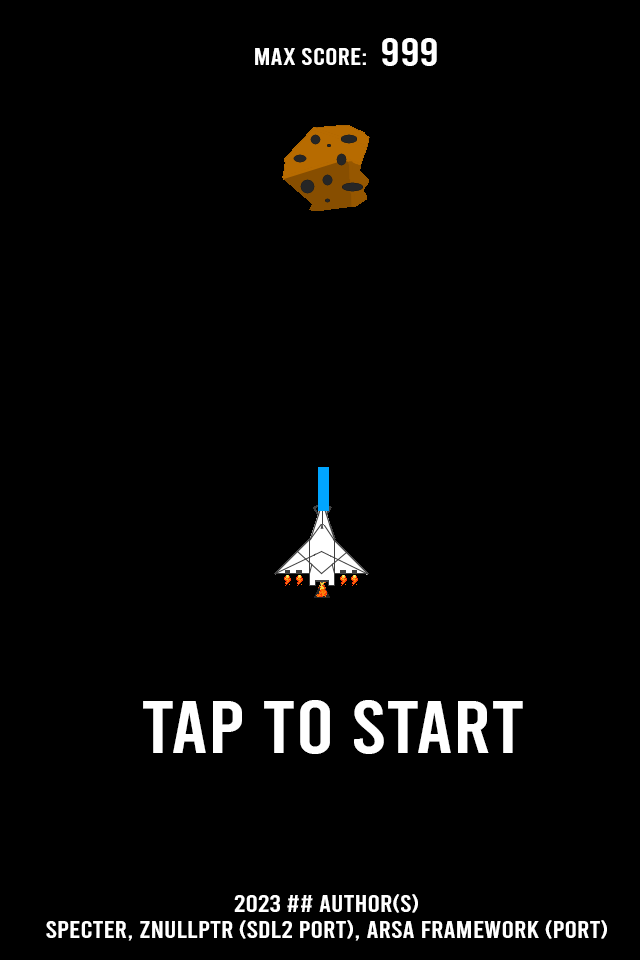
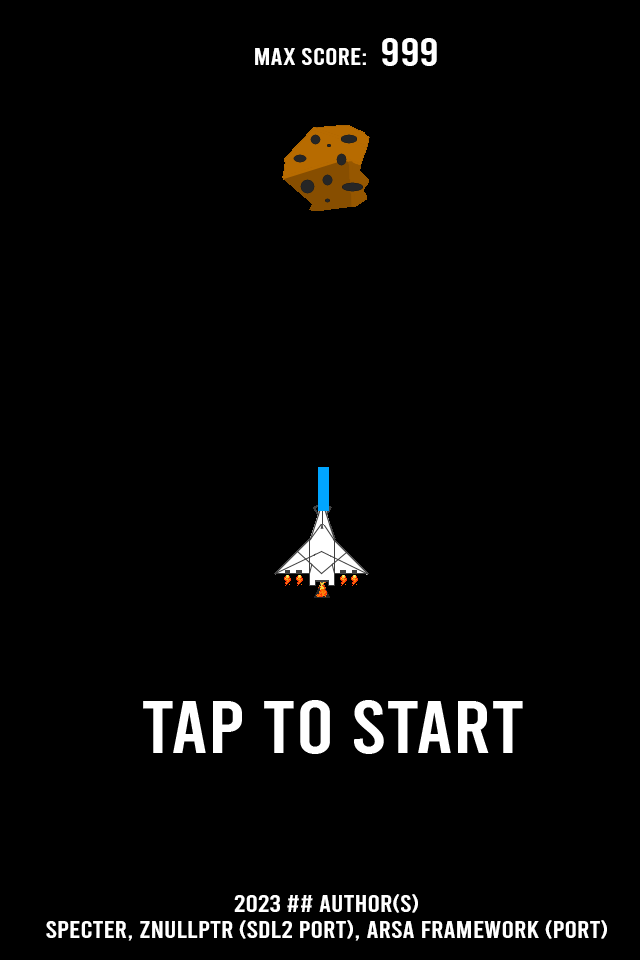
Comparing the layer stacks of the two 640×960 images. Changes:
pixels changed over [143, 700, 523, 754] (layer not identified)
